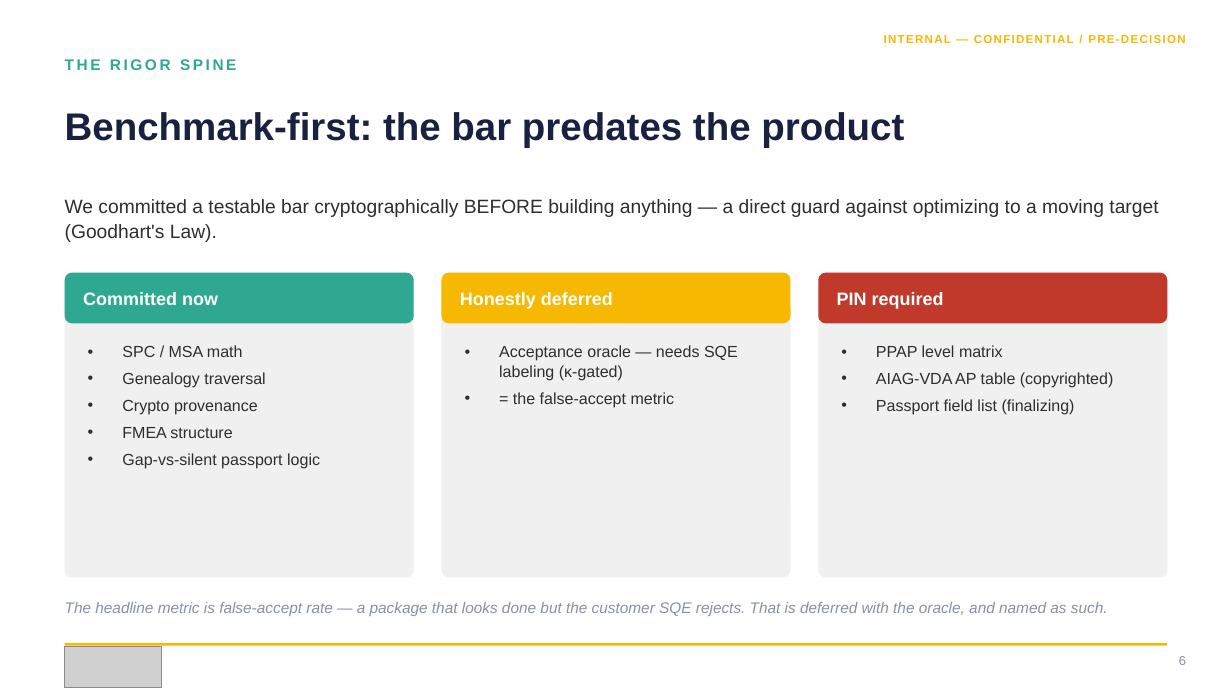
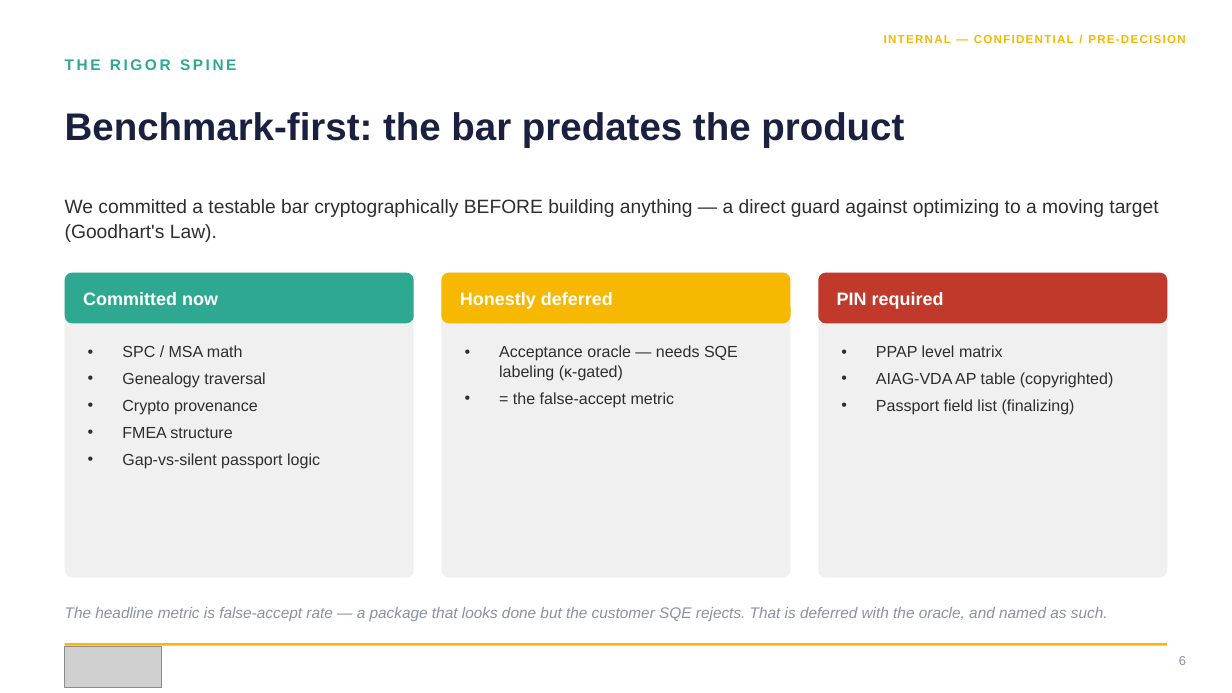
Before and after one commit to khaaliswooden-max/vblx, a slide deck: slide 6 of branded_docs/VBX_SQ-OS_Internal.pptx. Drawn at 1232x693 pixels with LibreOffice and Linux fonts; fonts in the diff are those of the drawing; grey boxes stand for pictures. Boxes give left, top, right and bottom in pixels: in the first picture for what was removed or moved away, otherwise in the second. Text is boxed around its words. In the diff, an @@ line names an element or a change of style, - is before the commit and + after.

```diff
--- a/branded_docs/VBX_SQ-OS_Internal.pptx
+++ b/branded_docs/VBX_SQ-OS_Internal.pptx
@@ text "The headline metric is false-accept ...": place and size @@
-text "The headline metric is false-accept ..." at [65, 602, 1108, 616]
+text "The headline metric is false-accept ..." at [65, 607, 1108, 621]
```
Also in this commit, not shown: 4 other slides changed, 2 other files.
